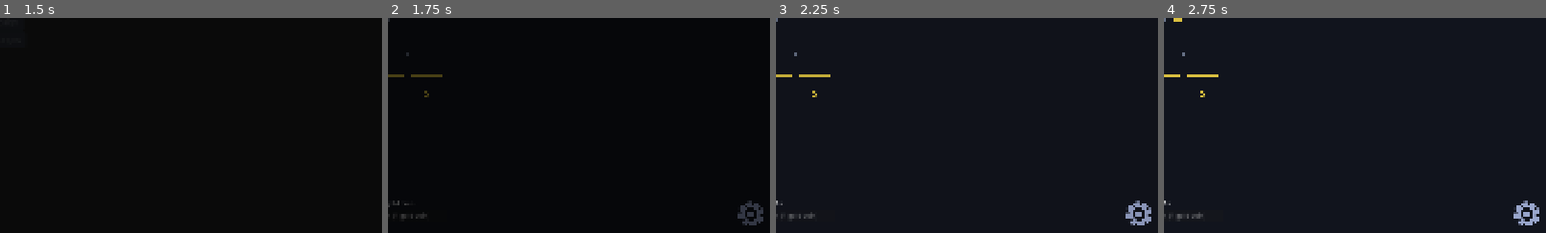
Above: before the commit, frames 1-4 (left to right).
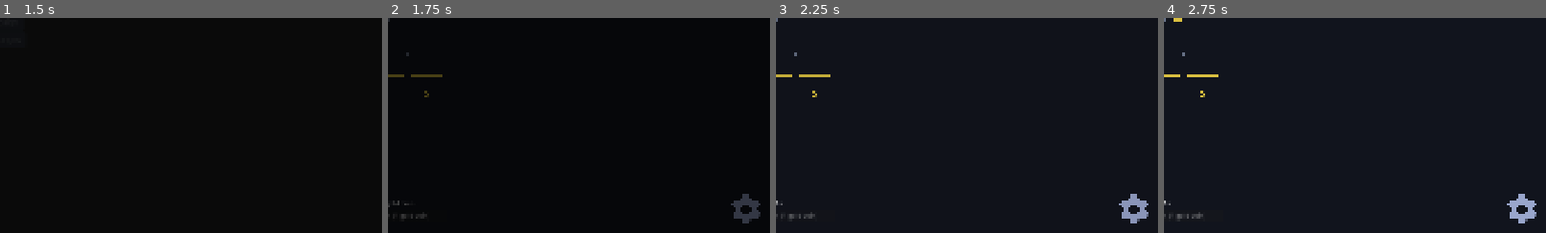
Above: after the commit, the same moments.

Repository: kjbrown-sandbox/pleenko
Game: Godot game, scene res://entities/main_menu/main_menu.tscn
The game is run twice, just before and just after one commit, with the same random seed, the same clock (stepped at 60 frames per second) and the same inputs.
Inputs (mouse positions are % of the whole screen's width and height, from its top left):
- Up to frame 1 (1.5 s): click "Campaign" at 0.5 s; click "Campaign" at 1.25 s
- Up to frame 2 (1.75 s): no input
- Up to frame 3 (2.25 s): tap Enter at 2 s; move the mouse to (72, 45) at 2.02 s; hold Right (board_right) from 2.03 s (still down); hold Space (drop_coin) from 2.03 s (still down); click (72, 45) at 2.17 s
- Up to frame 4 (2.75 s): keep holding Right (board_right); keep holding Space (drop_coin)
The pictures show only the part of the screen within x 50-100%, y 47-97%; the shares and areas given below are measured in that part.

Frame 1 is identical in both runs. In frame 2, 0.5% of the frame differs, in the area x 89-99%, y 81-97%; in frame 3, 0.6%; in frame 4, 0.6%.

Commit message:
Add a fetching awesome settings icon

Diff:
--- a/entities/icon/icon.gd
+++ b/entities/icon/icon.gd
@@ -1,9 +1,14 @@
 extends TextureButton
+
+const IconTintShader := preload("res://entities/icon/icon_tint.gdshader")
 
 @export var icon_texture: Texture2D
 @export var color_source: VisualTheme.Palette = VisualTheme.Palette.BG_5
 
+# Icon from: <a href="https://www.flaticon.com/free-icons/configure" title="configure icons">Configure icons created by logisstudio - Flaticon</a>
 func _ready() -> void:
 	texture_normal = icon_texture
-	modulate = ThemeProvider.theme._resolve(color_source)
-	# modulate = ThemeProvider.theme.background_color
+	var mat := ShaderMaterial.new()
+	mat.shader = IconTintShader
+	mat.set_shader_parameter("tint_color", ThemeProvider.theme._resolve(color_source))
+	material = mat
--- a/entities/icon/icon.tscn
+++ b/entities/icon/icon.tscn
@@ -1,13 +1,13 @@
 [gd_scene format=3 uid="uid://bnr48yvvij4ge"]
 
+[ext_resource type="Texture2D" uid="uid://dboc8e28bl3x0" path="res://assets/icons/setting.png" id="1_24bdt"]
 [ext_resource type="Script" uid="uid://dljp650pd0a87" path="res://entities/icon/icon.gd" id="1_oqyie"]
-[ext_resource type="Texture2D" uid="uid://cctj08765bmkt" path="res://assets/icons/gear.png" id="2_24bdt"]
 
 [node name="Icon" type="TextureButton" unique_id=824553164]
 texture_filter = 1
 custom_minimum_size = Vector2(32, 32)
-texture_normal = ExtResource("2_24bdt")
+texture_normal = ExtResource("1_24bdt")
 ignore_texture_size = true
 stretch_mode = 0
 script = ExtResource("1_oqyie")
-icon_texture = ExtResource("2_24bdt")
+icon_texture = ExtResource("1_24bdt")
--- /dev/null
+++ b/entities/icon/icon_tint.gdshader
@@ -0,0 +1,8 @@
+shader_type canvas_item;
+
+uniform vec4 tint_color : source_color = vec4(1.0);
+
+void fragment() {
+    vec4 tex = texture(TEXTURE, UV);
+    COLOR = vec4(tint_color.rgb, tex.a);
+}
--- a/entities/main/main.tscn
+++ b/entities/main/main.tscn
@@ -75,7 +75,8 @@
 anchor_bottom = 1.0
 offset_left = -100.0
 offset_top = -133.0
-offset_bottom = -33.0
+offset_right = -20.0
+offset_bottom = -53.0
 grow_horizontal = 0
 grow_vertical = 0
 
Binary file added: assets/icons/setting.png
Not shown, added: assets/icons/setting.png.import
Not shown, added: entities/icon/icon_tint.gdshader.uid
